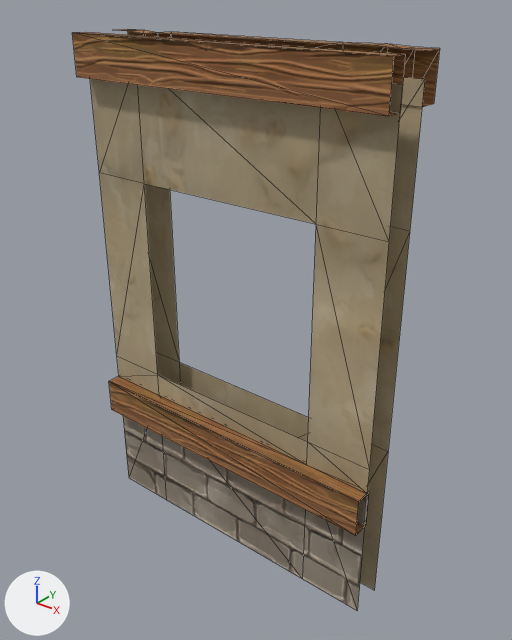
The glTF model public/packs/testcove/village/kit.glb as it was, and as the next commit left it.
One viewpoint serves both versions: a camera (50 mm lens) standing at (2.44, -2.76, 3.4) and looking at (0.08, 0.18, 1.58). Lighting does not change. The marker at lower left points along +X, +Y and +Z. The first picture is the older version. Mesh edges are drawn as thin lines. Where no turn or scale is listed for an object, it has been applied to the vertices.

Objects in the first picture: 'Wall_Plaster_Window_Wide_Flat'.
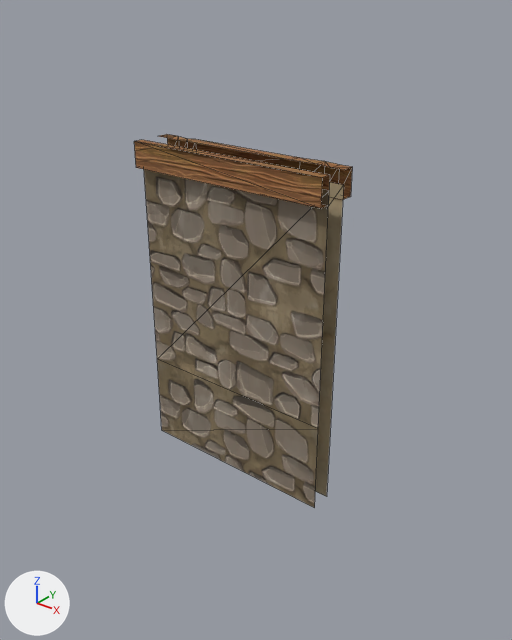
Patch to the scene script:
```diff
--- a/public/packs/testcove/village/kit.glb.py
+++ b/public/packs/testcove/village/kit.glb.py
@@ img_t_unevenbrick_normal @@
+img_t_unevenbrick_normal = load_image('T_UnevenBrick_Normal', '_unpacked/T_UnevenBrick_Normal', 1024, 1024, 'Non-Color')
@@ img_t_unevenbrick_basecolor @@
+img_t_unevenbrick_basecolor = load_image('T_UnevenBrick_BaseColor', '_unpacked/T_UnevenBrick_BaseColor', 1024, 1024, 'sRGB')
@@ img_t_unevenbrick_roughness @@
+img_t_unevenbrick_roughness = load_image('T_UnevenBrick_Roughness', '_unpacked/T_UnevenBrick_Roughness', 1024, 1024, 'Non-Color')
@@ mat_mi_unevenbrick @@
+mat_mi_unevenbrick = bpy.data.materials.new('MI_UnevenBrick')
+# uses the picture img_t_unevenbrick_basecolor
+# uses the picture img_t_unevenbrick_normal
+# uses the picture img_t_unevenbrick_roughness
@@ me_wall_unevenbrick_straight @@
+me_wall_unevenbrick_straight = me_wall_unevenbrick_straight.copy(); me_wall_unevenbrick_straight.name = 'Wall_UnevenBrick_Straight'
@@ ob_wall_plaster_window_wide_flat @@
-ob_wall_plaster_window_wide_flat = bpy.data.objects.new('Wall_Plaster_Window_Wide_Flat', me_wall_plaster_window_wide_flat)
+ob_wall_plaster_window_wide_flat = bpy.data.objects.new('Wall_Plaster_Window_Wide_Flat', me_wall_unevenbrick_straight)
 ob_wall_plaster_window_wide_flat.location = (0.0, 0.111, 1.561)
```

Boxes [x1, y1, x2, y2] around the edits, measured in the pictures (512 x 640 px):
'Wall_Plaster_Window_Wide_Flat', reshaped (41% narrower, 36% shorter): before [72, 29, 440, 610]; after [134, 134, 352, 508]
